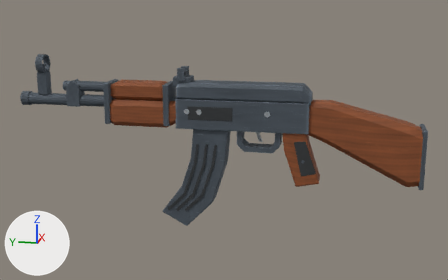
The glTF model tools/cs16/refined/ak47.glb as it was, and as the next commit left it.
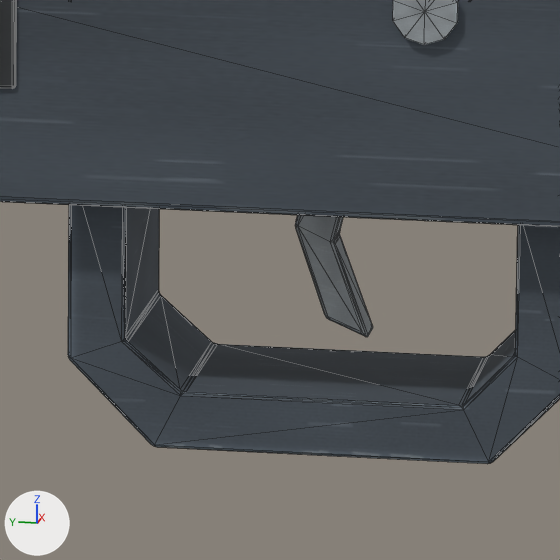
There are two pictures of each version: one whole from a 50 mm lens placed at (-1.944, -0.172, 0.455), pointed at (0.039, 0.224, -0.04), one close up on the part from 52% to 62% of the width and 41% to 58% of the height. Lighting does not change. The marker at lower left points along +X, +Y and +Z. The older version's two pictures come first. The close-ups show mesh edges as thin lines. Vertices at exactly the same position are counted once.

In view in the first close-up: 'ak47_Body'.
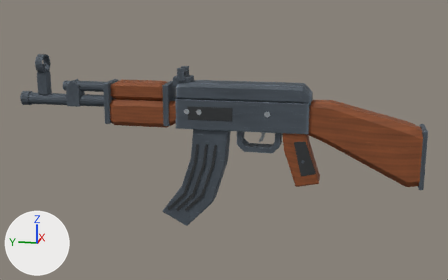
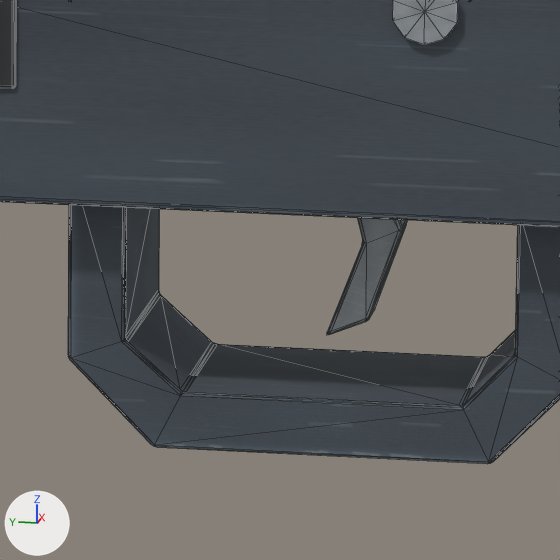
What differs and where, as boxes (x1, y1, x2, y2) in the close-ups (560 x 560 px; the box of a moved part takes in the faces that stretch with it):
```json
{"part": 1, "of": "me_contoured_pistol_grip_014", "change": "moved or reshaped", "before": [295, 215, 373, 336], "after": [327, 218, 407, 335]}
{"part": 2, "of": "me_contoured_pistol_grip_014", "change": "surface changed", "before": [295, 217, 368, 337], "after": [327, 218, 402, 335]}
```

The change, as JSON lines over the scene's bpy script:
```json
{"block": "me_contoured_pistol_grip_014", "where": "me_contoured_pistol_grip_014.from_pydata(...)  # 1826 vertices, 3532 faces; spans x -0.052..0.052, y -0.415..0.921, z -0.166..0.237"}
{"block": "me_contoured_pistol_grip_014", "where": "# used by ob_ak47_body; location = (0.0, 0.0, 0.0)"}
{"block": "me_contoured_pistol_grip_014", "change": "me_contoured_pistol_grip_014 part 1: 84 of 1826 vertices moved; they spanned x -0.006..0.006, y 0.089..0.11, z -0.032..0.032 and now span x -0.006..0.006, y 0.08..0.101, z -0.032..0.032; mean shift (0.0, -0.006, 0.0); largest move (-0.005, 0.11, 0.0) -> (-0.005, 0.08, 0.0)"}
{"block": "me_contoured_pistol_grip_014", "change": "me_contoured_pistol_grip_014 part 2: 58 kept faces spanning x -0.006..0.006, y 0.08..0.101, z -0.032..0.032 get new texture (UV) coordinates"}
```
